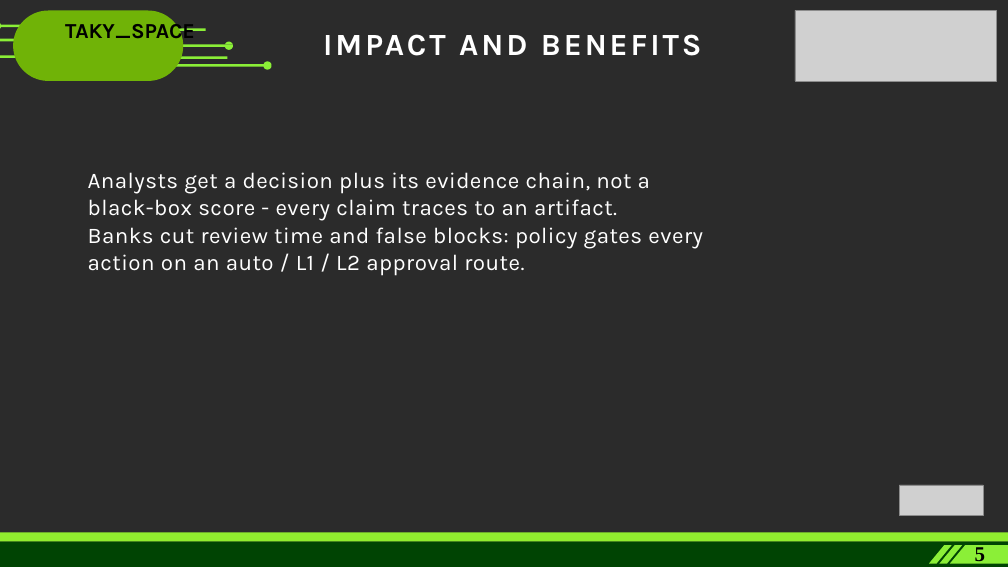
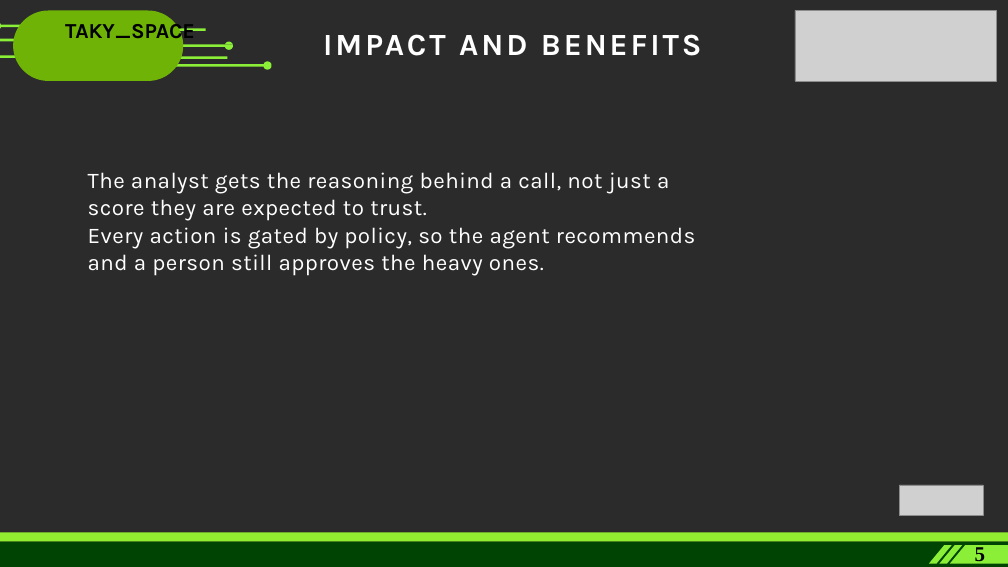
Before and after one commit to Taky170106/HHGOA, a slide deck: slide 5 of docs/HHGoa_2026_Presentation.pptx. Drawn at 1008x567 pixels with LibreOffice and Linux fonts; fonts in the diff are those of the drawing; grey boxes stand for pictures; background and template pictures are left out; a plain dark background stands for a picture behind light text. Boxes give left, top, right and bottom in pixels: in the first picture for what was removed or moved away, otherwise in the second. Text is boxed around its words. In the diff, an @@ line names an element or a change of style, - is before the commit and + after.

```diff
--- a/docs/HHGoa_2026_Presentation.pptx
+++ b/docs/HHGoa_2026_Presentation.pptx
@@ text at (x1=88, y1=172, x2=695, y2=276): text changed @@
-Analysts get a decision plus its evidence chain, not a black-box score - every claim traces to an artifact.
-Banks cut review time and false blocks: policy gates every action on an auto / L1 / L2 approval route.
+The analyst gets the reasoning behind a call, not just a score they are expected to trust.
+Every action is gated by policy, so the agent recommends and a person still approves the heavy ones.
```
Also in this commit, not shown: 7 other slides changed.
